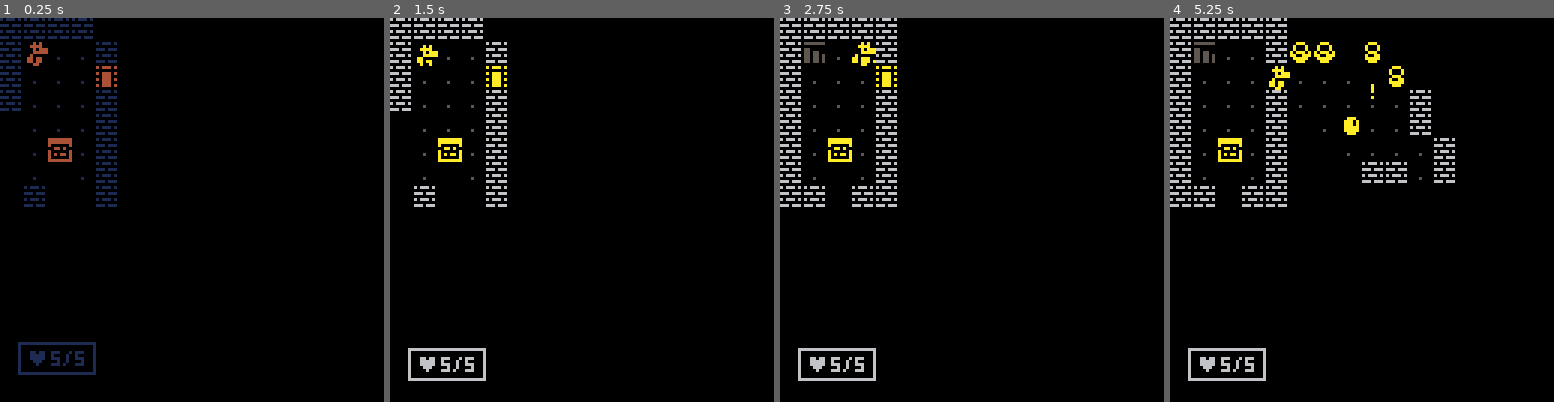
Above: before the commit, frames 1-4 (left to right).
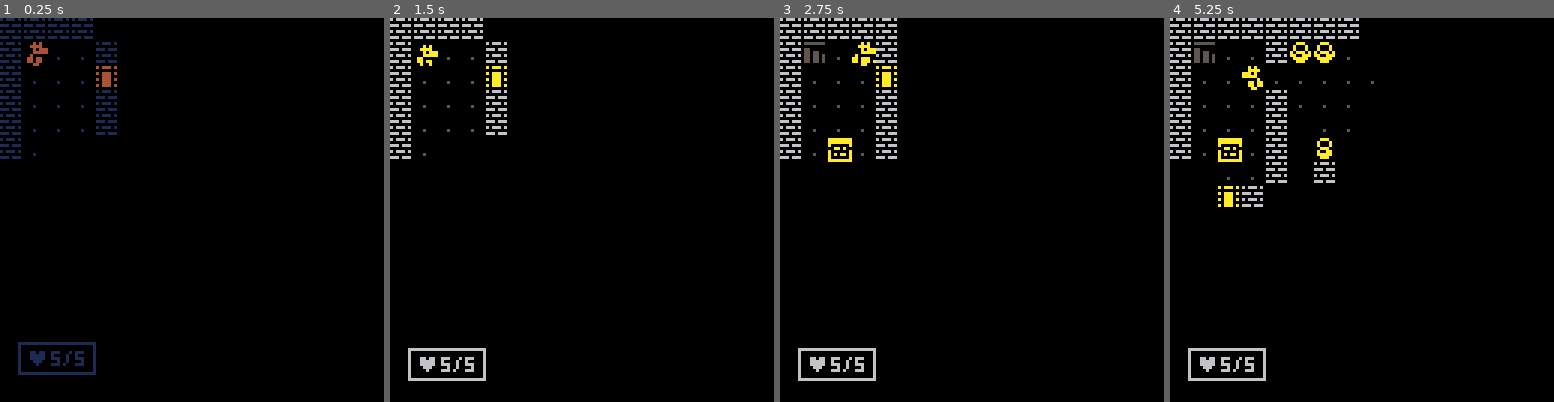
Above: after the commit, the same moments.

Repository: Qowface/pico8-carts
Game: PICO-8 cartridge roguelike.p8
Same seed, same stepped clock (60 frames per second), same inputs: the game is played once before the commit and once after it.
Inputs:
- Up to frame 1 (0.25 s): no input
- Up to frame 2 (1.5 s): tap X (X key) at 0.33, 1.07 s; tap O (Z key) at 0.7 s
- Up to frame 3 (2.75 s): hold Right 1.6-2.1 s; tap O (Z key) at 1.7, 2.1, 2.5 s; tap X (X key) at 1.85 s; hold Up 2.15-2.42 s; hold Right from 2.47 s (still down)
- Up to frame 4 (5.25 s): tap O (Z key) every 0.4 s from 2.9 to 4.9 s; tap X (X key) at 2.97, 4.08, 5.2 s; release Right at 3.03 s; hold Left 3.08-3.58 s; hold Down 3.63-3.97 s; hold Right 4.02-4.68 s; hold Up 4.73-5.03 s; hold Left from 5.08 s (still down)

The runs differ from the first frame. In frame 1, 1.1% of the frame differs, in the area x 0-31%, y 25-50%; in frame 2, 1.1%; in frame 3, 0.8%; in frame 4, 3.0%, in the area x 0-75%, y 0-50%.

Commit message:
Roguelike - Fog polish.

Diff:
--- a/roguelike.p8
+++ b/roguelike.p8
@@ -16,6 +16,7 @@
 	mob_ani={240,192}
 	mob_atk={1,1}
 	mob_hp={5,2}
+	mob_los={4,4}
 
 	debug={}
 	startgame()
@@ -349,11 +350,15 @@
 	if mode==nil then mode="" end
 	if inbounds(x,y) then
 		local tle=mget(x,y)
-		if fget(tle,0)==false then
-			if mode=="checkmobs" then
-				return getmob(x,y)==false
+		if mode=="sight" then
+			return not fget(tle,2)
+		else
+			if fget(tle,0)==false then
+				if mode=="checkmobs" then
+					return getmob(x,y)==false
+				end
+				return true
 			end
-			return true
 		end
 	end
 	return false
@@ -426,10 +431,23 @@
 end
 
 function unfog()
+	local px,py=p_mob.x,p_mob.y
 	for x=0,15 do
 		for y=0,15 do
-			if los(p_mob.x,p_mob.y,x,y) then
-				fog[x][y]=0
+			if dist(px,py,x,y)<=p_mob.los and los(px,py,x,y) then
+				unfogtile(x,y)
+			end
+		end
+	end
+end
+
+function unfogtile(x,y)
+	fog[x][y]=0
+	if iswalkable(x,y,"sight") then
+		for i=1,4 do
+			local tx,ty=x+dirx[i],y+diry[i]
+			if inbounds(tx,ty) and not iswalkable(tx,ty,"sight") then
+				fog[tx][ty]=0
 			end
 		end
 	end
@@ -530,6 +548,7 @@
 		hp=mob_hp[typ],
 		hpmax=mob_hp[typ],
 		atk=mob_atk[typ],
+		los=mob_los[typ],
 		task=ai_wait
 	}
 	for i=0,3 do
@@ -584,9 +603,8 @@
 	local moving=false
 	for m in all(mob) do
 		if m!=p_mob then
-			--debug[1]=los(m.x,m.y,p_mob.x,p_mob.y)
 			m.mov=nil
-			moving=m.task(m)
+			moving=m.task(m) or moving
 		end
 	end
 	if moving then
@@ -596,7 +614,7 @@
 end
 
 function ai_wait(m)
-	if los(m.x,m.y,p_mob.x,p_mob.y) then
+	if cansee(m,p_mob) then
 		--aggro
 		m.task=ai_attac
 		m.tx,m.ty=p_mob.x,p_mob.y
@@ -616,7 +634,7 @@
 		return true
 	else
 		--move to player
-		if los(m.x,m.y,p_mob.x,p_mob.y) then
+		if cansee(m,p_mob) then
 			m.tx,m.ty=p_mob.x,p_mob.y
 		end
 
@@ -643,6 +661,10 @@
 	return false
 end
 
+function cansee(m1,m2)
+	return dist(m1.x,m1.y,m2.x,m2.y)<=m1.los and los(m1.x,m1.y,m2.x,m2.y)
+end
+
 __gfx__
 000000000000000060666060000000000000000000000000aaaaaaaa00aaa00000aaa00000000000000000000000000000aaa000a0aaa0a0a000000055555550
 000000000000000000000000000000000000000000000000aaaaaaaa0a000a000a000a00066666600aaaaaa066666660a0aaa0a000000000a0aa000000000000
@@ -773,7 +795,7 @@
 66066606066066000660660066066606000000000000000000000000000000000000000000000000000000000000000000000000000000000000000000000000
 00600600000660000060060000066000000000000000000000000000000000000000000000000000000000000000000000000000000000000000000000000000
 __gff__
-0000010000000303030103010303020000000000000000000000000000000000000000000000000000000000000000000000000000000000000000000000000000000000000000000000000000000000000000000000000000000000000000000000000000000000000000000000000000000000000000000000000000000000
+0000050000000303030103010307020000000000000000000000000000000000000000000000000000000000000000000000000000000000000000000000000000000000000000000000000000000000000000000000000000000000000000000000000000000000000000000000000000000000000000000000000000000000
 0000000000000000000000000000000000000000000000000000000000000000000000000000000000000000000000000000000000000000000000000000000000000000000000000000000000000000000000000000000000000000000000000000000000000000000000000000000000000000000000000000000000000000
 __map__
 0202020202020202020202020202020200000000000000000000000000000000000000000000000000000000000000000000000000000000000000000000000000000000000000000000000000000000000000000000000000000000000000000000000000000000000000000000000000000000000000000000000000000000
@@ -787,9 +809,9 @@
 020101010d010102010101020d02020200000000000000000000000000000000000000000000000000000000000000000000000000000000000000000000000000000000000000000000000000000000000000000000000000000000000000000000000000000000000000000000000000000000000000000000000000000000
 0201010102020101010202020101010200000000000000000000000000000000000000000000000000000000000000000000000000000000000000000000000000000000000000000000000000000000000000000000000000000000000000000000000000000000000000000000000000000000000000000000000000000000
 020101010202020d020202020101010200000000000000000000000000000000000000000000000000000000000000000000000000000000000000000000000000000000000000000000000000000000000000000000000000000000000000000000000000000000000000000000000000000000000000000000000000000000
-02c0c0c002010101010101020101010200000000000000000000000000000000000000000000000000000000000000000000000000000000000000000000000000000000000000000000000000000000000000000000000000000000000000000000000000000000000000000000000000000000000000000000000000000000
+0201c00102010101010101020101010200000000000000000000000000000000000000000000000000000000000000000000000000000000000000000000000000000000000000000000000000000000000000000000000000000000000000000000000000000000000000000000000000000000000000000000000000000000
 02010101020101010101010d0106010200000000000000000000000000000000000000000000000000000000000000000000000000000000000000000000000000000000000000000000000000000000000000000000000000000000000000000000000000000000000000000000000000000000000000000000000000000000
-02010a0102010c01010101020101010200000000000000000000000000000000000000000000000000000000000000000000000000000000000000000000000000000000000000000000000000000000000000000000000000000000000000000000000000000000000000000000000000000000000000000000000000000000
+02010a0102010c0101c001020101010200000000000000000000000000000000000000000000000000000000000000000000000000000000000000000000000000000000000000000000000000000000000000000000000000000000000000000000000000000000000000000000000000000000000000000000000000000000
 0201010102010101010101020101010200000000000000000000000000000000000000000000000000000000000000000000000000000000000000000000000000000000000000000000000000000000000000000000000000000000000000000000000000000000000000000000000000000000000000000000000000000000
 0202020202020202020202020202020200000000000000000000000000000000000000000000000000000000000000000000000000000000000000000000000000000000000000000000000000000000000000000000000000000000000000000000000000000000000000000000000000000000000000000000000000000000
 
